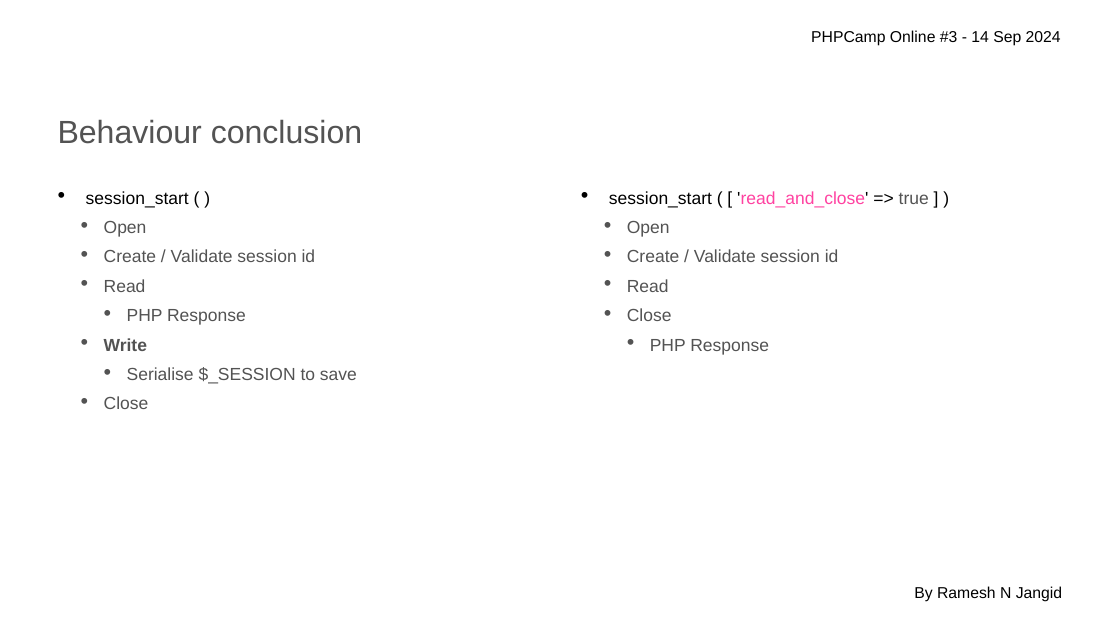
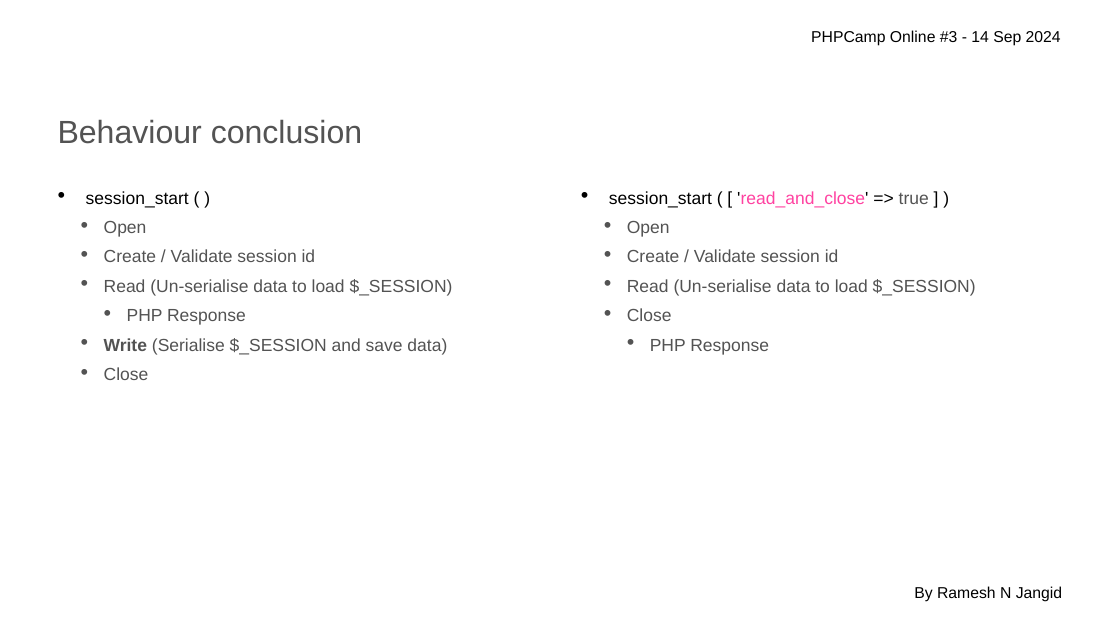
Before and after one commit to polygoncoin/Presentations, a slide deck: slide 13 of PHP-Session-beyond-$_SESSION.pptx. Drawn at 1120x630 pixels with LibreOffice and Linux fonts; fonts in the diff are those of the drawing; background and template pictures are left out. Boxes give left, top, right and bottom in pixels: in the first picture for what was removed or moved away, otherwise in the second. Text is boxed around its words. In the diff, an @@ line names an element or a change of style, - is before the commit and + after.

Commit message:
Presentations

```diff
--- a/PHP-Session-beyond-$_SESSION.pptx
+++ b/PHP-Session-beyond-$_SESSION.pptx
@@ text at (104, 279, 453, 296): text changed @@
-  • Read
+  • Read (Un-serialise data to load $_SESSION)
@@ text at (627, 279, 976, 296): text changed @@
-  • Read
+  • Read (Un-serialise data to load $_SESSION)
@@ text at (104, 338, 447, 355): text changed @@
-  • Write
-    • Serialise $_SESSION to save
+  • Write (Serialise $_SESSION and save data)
```
Also in this commit, not shown: 2 other files.
